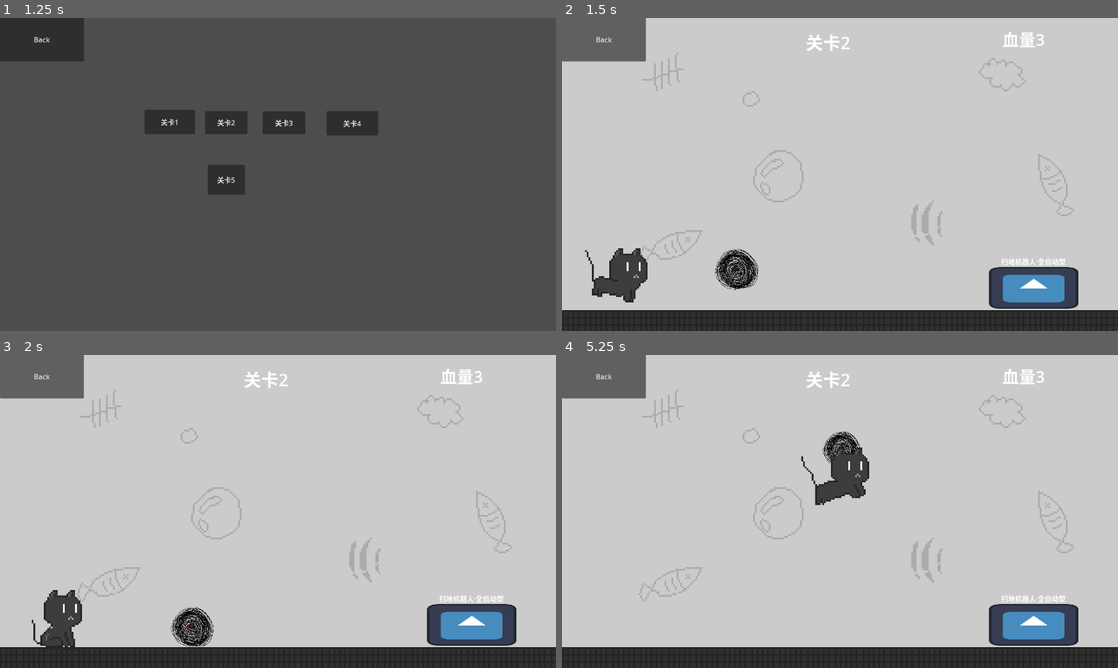
Above: before the commit, frames 1-4 (two rows, left to right).
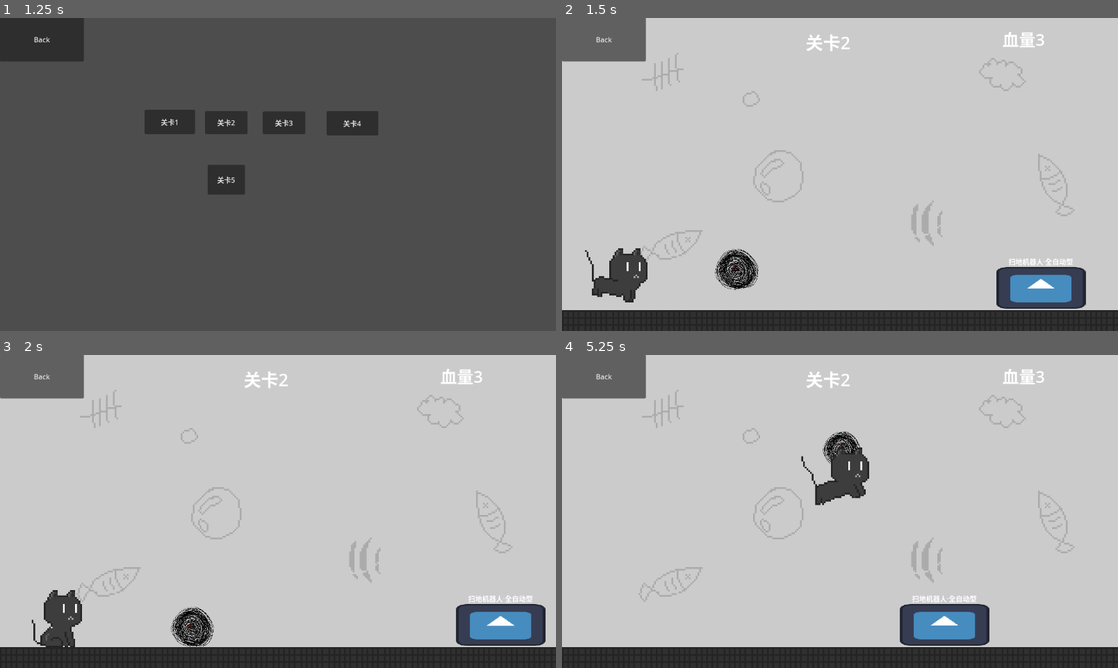
Above: after the commit, the same moments.

Repository: lzcm729/cat-and-string-ball
Game: Godot game, scene res://GUI/start_menu.tscn
Same seed, same stepped clock (60 frames per second), same inputs: the game is played once before the commit and once after it. The engine's default icon, where the game draws it, is replaced by a stand-in: a white triangle on a blue panel in a dark square.
Inputs:
- Up to frame 1 (1.25 s): click "Play" at 0.5 s
- Up to frame 2 (1.5 s): click "关卡2" at 1.25 s
- Up to frame 3 (2 s): no input
- Up to frame 4 (5.25 s): tap Enter (ui_accept) at 2, 2.27, 3.02, 4.52 s; hold Right (ui_right) 2.03-3.53 s; tap T at 2.1, 4.35 s; tap G at 2.85, 5.1 s; hold Left (ui_left) 3.53-4.28 s; tap Q at 3.6 s; hold Right (ui_right) from 4.28 s (still down)

Frame 1 is identical in both runs. In frame 2, 0.9% of the frame differs, in the area x 76-95%, y 76-93%; in frame 3, 2.2%; in frame 4, 4.5%, in the area x 60-93%, y 76-93%.
Error before the commit: Parse Error: Expected closing ")" after call arguments. (res://GUI/game_win.gd:22)

Commit message:
第二关

Diff:
--- a/GUI/game_win.gd
+++ b/GUI/game_win.gd
@@ -19,4 +19,4 @@
 
 
 func _on_next_pressed():
-	get_tree().change_scene_to_file("res://Levels/level_"+str(min(level_id + 1, 5)+".tscn")
+	get_tree().change_scene_to_file("res://Levels/level_"+str(min(level_id + 1, 5)+".tscn"))
--- a/Levels/level_2.tscn
+++ b/Levels/level_2.tscn
@@ -1,10 +1,11 @@
-[gd_scene load_steps=6 format=3 uid="uid://b2hb3jufadsr0"]
+[gd_scene load_steps=7 format=3 uid="uid://b2hb3jufadsr0"]
 
 [ext_resource type="PackedScene" uid="uid://bn4481xl7jj4g" path="res://GUI/main_control.tscn" id="1_lxh2x"]
 [ext_resource type="PackedScene" uid="uid://dpqb8ih1u4omf" path="res://Levels/vacant_room.tscn" id="2_elcjv"]
 [ext_resource type="PackedScene" uid="uid://b36bl5hadkdtm" path="res://StringBall/StringBall.tscn" id="3_mvw4s"]
 [ext_resource type="PackedScene" uid="uid://c4q7s0ehyqx0o" path="res://cat/cat.tscn" id="4_kpi4q"]
 [ext_resource type="PackedScene" uid="uid://b2jpdxpv8bt0q" path="res://item_cleaner/cleaner.tscn" id="5_4iwd8"]
+[ext_resource type="PackedScene" uid="uid://dmrnndjc054qm" path="res://ChaosCore/ChaosCore.tscn" id="6_fbydx"]
 
 [node name="Level2" type="Node2D"]
 
@@ -24,4 +25,9 @@
 level_health = 3
 level_id = 2
 
+[node name="ChaosCore" parent="." instance=ExtResource("6_fbydx")]
+visible = false
+position = Vector2(-10.3825, -59.1853)
+
+[connection signal="show_chaos_core" from="StringBall" to="ChaosCore" method="_on_string_ball_show_chaos_core"]
 [connection signal="cat_pat_ball" from="Cat" to="main_control" method="_on_cat_cat_pat_ball"]
--- a/item_cleaner/cleaner.gd
+++ b/item_cleaner/cleaner.gd
@@ -1,7 +1,7 @@
 extends CharacterBody2D
 
 # 定义移动速度
-var speed = 10000
+var speed = 100
 # 定义移动方向，初始为向右
 var direction = Vector2(1, 0)
 
@@ -14,13 +14,15 @@
 
 func _physics_process(delta):
 	# 移动 `cleaner`
-	var velocity = direction * speed
+	velocity = direction * speed
 	move_and_slide()
 	# 检测碰撞，如果碰到边界则反转方向
 	if is_on_wall():
 		direction.x *= -1
 
-func _on_cleaner_area_entered(area):
-	# 如果进入 `cleanerArea` 的是小球，则调用小球的 `hit` 方法
-	if area.name == "Ball":
-		area.hit()
+func _on_cleaner_area_body_entered(body):
+	if body.name == "StringBall":
+		if position.x - body.position.x > 0:
+			body.BeHit(Vector2(-10000,-20000))
+		else:
+			body.BeHit(Vector2(10000,-20000))
--- a/item_cleaner/cleaner.tscn
+++ b/item_cleaner/cleaner.tscn
@@ -1,6 +1,7 @@
-[gd_scene load_steps=5 format=3 uid="uid://b2jpdxpv8bt0q"]
+[gd_scene load_steps=6 format=3 uid="uid://b2jpdxpv8bt0q"]
 
 [ext_resource type="Texture2D" uid="uid://r3wiis3e22jn" path="res://icon.svg" id="1_8d41d"]
+[ext_resource type="Script" path="res://item_cleaner/cleaner.gd" id="1_bj7lu"]
 
 [sub_resource type="RectangleShape2D" id="RectangleShape2D_qktb1"]
 size = Vector2(20.1, 20)
@@ -12,6 +13,8 @@
 size = Vector2(22.5, 100.5)
 
 [node name="Cleaner" type="CharacterBody2D"]
+collision_layer = 16
+script = ExtResource("1_bj7lu")
 
 [node name="Sprite2D" type="Sprite2D" parent="."]
 position = Vector2(-0.999992, 1)
@@ -31,6 +34,8 @@
 text = "扫地机器人·全自动型"
 
 [node name="CleanerArea" type="Area2D" parent="."]
+collision_layer = 0
+collision_mask = 8
 
 [node name="CollisionShape2D" type="CollisionShape2D" parent="CleanerArea"]
 position = Vector2(-112, 0)
@@ -39,3 +44,5 @@
 [node name="CollisionShape2D2" type="CollisionShape2D" parent="CleanerArea"]
 position = Vector2(112, -1)
 shape = SubResource("RectangleShape2D_2xxjo")
+
+[connection signal="body_entered" from="CleanerArea" to="." method="_on_cleaner_area_body_entered"]
